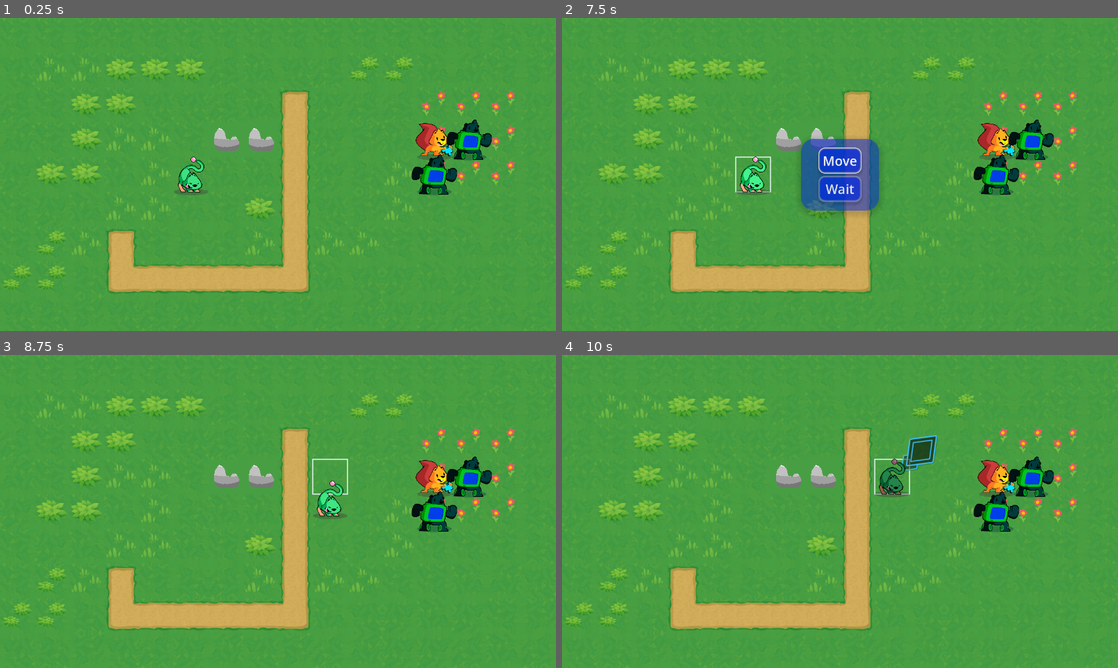
Above: before the commit, frames 1-4 (two rows, left to right).
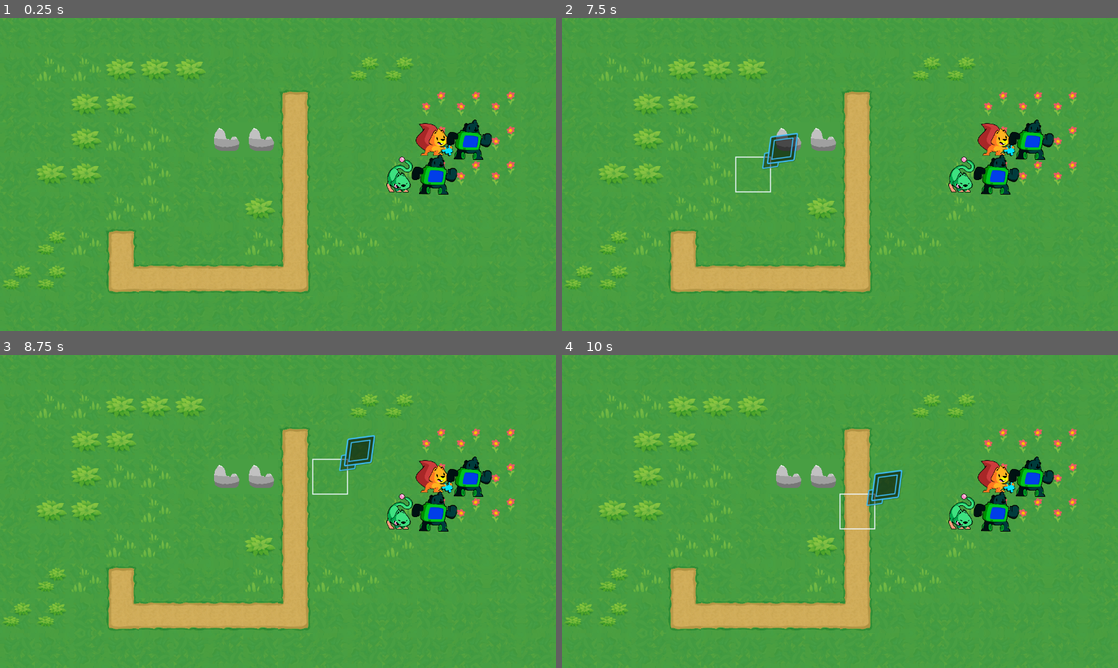
Above: after the commit, the same moments.

Repository: mojius/FarmStrategy
Game: Godot game, scene res://Main.tscn
Same seed, same stepped clock (60 frames per second), same inputs: the game is played once before the commit and once after it.
Inputs (mouse positions are in pixels of both pictures, inside the frame that each line leads up to):
- Up to frame 1 (0.25 s): no input
- Up to frame 2 (7.5 s): tap Enter (ui_accept) at 0.5, 0.77, 1.52, 2, 2.75, 3.02, 3.5, 3.77, 4.25, 4.52, 5, 6.02, 6.77 s; move the mouse to (962, 158) at 0.52 s; press the mouse at (962, 158) at 0.53 s; hold Right (ui_right) 0.53-1.28 s; move the mouse to (728, 190) at 1.27 s; release the mouse at (728, 190) at 1.28 s; hold Down (ui_down) 1.28-2.03 s; click (728, 190) at 1.35 s; move the mouse to (895, 105) at 2.02 s; press the mouse at (895, 105) at 2.03 s; hold Right (ui_right) 2.03-2.78 s; move the mouse to (812, 237) at 2.77 s; release the mouse at (812, 237) at 2.78 s; hold Up (ui_up) 2.78-3.53 s; click (812, 237) at 2.85 s; move the mouse to (1006, 221) at 3.52 s; press the mouse at (1006, 221) at 3.53 s; hold Left (ui_left) 3.53-5.03 s; move the mouse to (673, 127) at 4.27 s; release the mouse at (673, 127) at 4.28 s; click (673, 127) at 4.35 s; move the mouse to (867, 174) at 5.02 s; press the mouse at (867, 174) at 5.03 s; hold Down (ui_down) 5.03-5.78 s; move the mouse to (756, 96) at 5.77 s; release the mouse at (756, 96) at 5.78 s; hold Right (ui_right) 5.78-6.53 s; click (756, 96) at 5.85 s; move the mouse to (962, 158) at 6.52 s; press the mouse at (962, 158) at 6.53 s; hold Up (ui_up) 6.53-7.28 s; move the mouse to (728, 190) at 7.27 s; release the mouse at (728, 190) at 7.28 s; hold Right (ui_right) from 7.28 s (still down); click (728, 190) at 7.35 s
- Up to frame 3 (8.75 s): tap Enter (ui_accept) at 7.52 s; move the mouse to (333, 442) at 8.02 s; release Right (ui_right) at 8.03 s; press the mouse at (333, 442) at 8.03 s; hold Down (ui_down) from 8.03 s (still down)
- Up to frame 4 (10 s): move the mouse to (812, 574) at 8.77 s; release Down (ui_down) at 8.78 s; release the mouse at (812, 574) at 8.78 s; hold Left (ui_left) 8.78-9.5 s; click (812, 574) at 8.85 s; tap Enter (ui_accept) at 9.02 s; click (840, 511) at 9.5 s, where only the run before the commit has a clickable "Wait"

The runs differ from the first frame. In frame 1, 0.9% of the frame differs, in the area x 31-88%, y 43-57%; in frame 2, 4.6%, in the area x 31-88%, y 36-63%; in frame 3, 1.4%; in frame 4, 1.7%.

Commit message:
Very buggy combat with units is working. Un-annotated

Diff:
--- a/Combat/CombatObject.gd
+++ b/Combat/CombatObject.gd
@@ -3,7 +3,7 @@
 class_name CombatObject extends HBoxContainer
 
 @export var attack_speed = 0.2
-@export var pause_time = 0.4
+@export var pause_time = 1
 @export var nudge_distance = 2
 
 # The PanelContainers that contain their individual HP info, as well as their properties.
@@ -39,7 +39,7 @@
 		for n in range(unit.stats.max_hp):
 			var health_point = _health_point.instantiate()
 			health_points.add_child(health_point)
-			if (n > unit.stats.hp):
+			if (n < unit.stats.hp):
 				health_point.texture.current_frame = 1
 
 		box.find_child("UnitName").text = unit.name
@@ -53,6 +53,8 @@
 	if not was_setup: return
 
 	await volley(_attacker, _target)
+	if (_target.get_state() == "Dead"):
+		return
 	await volley(_target, _attacker)
 
 	queue_free()
@@ -72,17 +74,27 @@
 
 	var health_points: HBoxContainer = unit_boxes[unit].find_child("HealthPoints")
 
-	for element in health_points.get_children():
+	var reversed := health_points.get_children()
+	reversed.reverse()
+
+	for element in reversed:
+		if element.texture.current_frame == 0: continue
 		if damage == -1: break
-		element.texture.current_frame = 1
+		element.texture.current_frame = 0
 		damage -= 1
 		unit.stats.hp -= 1
-		await get_tree().create_timer(attack_speed / unit.stats.hp).timeout
+		await get_tree().create_timer(0.02).timeout
+
+		if unit.stats.hp <= 0:
+			await get_tree().create_timer(pause_time / 2).timeout
+			await unit.die()
+			queue_free()
+			attack_finished.emit()
 
 
 # Animates the actual battle going on.
 func animate_volley(attacker: Unit, target: Unit):
-	await get_tree().create_timer(pause_time).timeout
+	# await get_tree().create_timer(pause_time).timeout
 	var source_pos: Vector2 = attacker.position
 	var dest_pos: Vector2 = (attacker.position + target.position) / 2
 	# dest_pos = (dest_pos.normalized() * nudge_distance)
@@ -95,6 +107,7 @@
 func calculate_damage(attacker: Unit, target: Unit) -> int:
 	return attacker.stats.attack - target.stats.defense
 
+# Hack to make the text update on the menus.
 func _process(delta):
 	_box1.find_child("HealthPointsText").text = str(_attacker.stats.hp)
 	_box2.find_child("HealthPointsText").text = str(_target.stats.hp)
--- a/Combat/CombatObject.tscn
+++ b/Combat/CombatObject.tscn
@@ -52,7 +52,6 @@
 size_flags_vertical = 4
 
 [node name="HealthPoints" type="HBoxContainer" parent="Box1/MarginContainer/NameStatsSeparator/TextHPSeparator/HealthPointsStack"]
-layout_direction = 3
 layout_mode = 2
 size_flags_vertical = 3
 theme_override_constants/separation = 0
@@ -90,7 +89,6 @@
 size_flags_vertical = 4
 
 [node name="HealthPoints" type="HBoxContainer" parent="Box2/MarginContainer/NameStatsSeparator/TextHPSeparator/HealthPointsStack"]
-layout_direction = 3
 layout_mode = 2
 size_flags_vertical = 3
 theme_override_constants/separation = 0
--- a/Combat/health_point.tres
+++ b/Combat/health_point.tres
@@ -7,6 +7,6 @@
 resource_local_to_scene = true
 frames = 2
 pause = true
-frame_0/texture = ExtResource("1_keexm")
-frame_1/texture = ExtResource("2_kjj5p")
+frame_0/texture = ExtResource("2_kjj5p")
+frame_1/texture = ExtResource("1_keexm")
 frame_1/duration = 1.0
--- a/GameBoard/GameBoard.gd
+++ b/GameBoard/GameBoard.gd
@@ -24,8 +24,10 @@
 			var enable_cursor = func():
 				_cursor_enabled = true
 
+			_active_menu.connect("tree_exiting", enable_cursor)
+
 			_cursor_enabled = false
-			_active_menu.connect("tree_exiting", enable_cursor)
+
 
 # We use a dictionary to keep track of the units that are on the board. Each key-value pair in the
 # dictionary represents a unit. The key is the position in grid coordinates, while the value is a
@@ -244,6 +246,8 @@
 		pass
 	elif (state == "Moved"):
 		pass
+	elif (state == "Dead"):
+		_units.erase(unit.cell)
 
 func _check_should_turn_end():
 	var faction_units := get_tree().get_nodes_in_group(_active_faction)
@@ -360,7 +364,6 @@
 	_active_menu.setup(attack, _active_targets)
 
 func attack(unit: Unit):
-
 	_cursor_enabled = false
 	var combat_object: CombatObject = load("res://Combat/CombatObject.tscn").instantiate()
 	_ui_container.add_child(combat_object)
--- a/Main.tscn
+++ b/Main.tscn
@@ -13,11 +13,11 @@
 [ext_resource type="Texture2D" uid="uid://bncyyswwdl0lc" path="res://Units/bugcat.png" id="9_mrwsr"]
 [ext_resource type="Script" path="res://Units/Stats.gd" id="10_6aeo4"]
 
-[sub_resource type="Resource" id="Resource_vrhgb"]
+[sub_resource type="Resource" id="Resource_rb6ub"]
 script = ExtResource("10_6aeo4")
 max_hp = 20
-hp_override = false
-override = 0
+hp_override = true
+override = 10
 attack = 8
 defense = 4
 
@@ -28,6 +28,22 @@
 override = 0
 attack = 3
 defense = 2
+
+[sub_resource type="Resource" id="Resource_vhq00"]
+script = ExtResource("10_6aeo4")
+max_hp = 20
+hp_override = false
+override = 0
+attack = 8
+defense = 4
+
+[sub_resource type="Resource" id="Resource_8us0h"]
+script = ExtResource("10_6aeo4")
+max_hp = 20
+hp_override = false
+override = 0
+attack = 8
+defense = 4
 
 [node name="Main" type="Node2D"]
 
@@ -50,7 +66,7 @@
 
 [node name="Skwele" parent="GameBoard" instance=ExtResource("2_n3f5l")]
 position = Vector2(1000, 280)
-stats = SubResource("Resource_vrhgb")
+stats = SubResource("Resource_rb6ub")
 skin = ExtResource("8_bib8g")
 move_speed = 500
 
@@ -65,14 +81,14 @@
 [node name="Bear2" parent="GameBoard" instance=ExtResource("2_n3f5l")]
 modulate = Color(0, 1, 1, 1)
 position = Vector2(1000, 360)
-stats = SubResource("Resource_vrhgb")
+stats = SubResource("Resource_vhq00")
 _faction = "Enemy"
 skin = ExtResource("8_r13vx")
 move_speed = 500
 
 [node name="Kitty" parent="GameBoard" instance=ExtResource("2_n3f5l")]
-position = Vector2(440, 360)
-stats = SubResource("Resource_vrhgb")
+position = Vector2(920, 360)
+stats = SubResource("Resource_8us0h")
 skin = ExtResource("9_mrwsr")
 move_speed = 500
 
--- a/Units/Unit.gd
+++ b/Units/Unit.gd
@@ -114,7 +114,6 @@
 	if not _sprite:
 		await self.ready
 	_sprite.position = value
-
 
 func _set_is_walking(value: bool) -> void:
 	_is_walking = value
@@ -197,3 +196,9 @@
 		return ("Player")
 
 	return ("Enemy")
+
+func die():
+	set_state("Dead")
+	_anim_state = "death"
+	await _anim_player.animation_finished
+	queue_free()
--- a/Units/Unit.tscn
+++ b/Units/Unit.tscn
@@ -1,8 +1,9 @@
-[gd_scene load_steps=10 format=3 uid="uid://8rtjsul3c7ym"]
+[gd_scene load_steps=12 format=3 uid="uid://8rtjsul3c7ym"]
 
 [ext_resource type="Script" path="res://Units/Unit.gd" id="1_6k3gw"]
 [ext_resource type="Texture2D" uid="uid://dyndfqcsuqvlp" path="res://Units/unit_shadow.svg" id="2_bravp"]
 [ext_resource type="Script" path="res://Units/Stats.gd" id="2_l2lxx"]
+[ext_resource type="Texture2D" uid="uid://ck05qwlp8ti8h" path="res://Units/squirrel.png" id="4_btu24"]
 
 [sub_resource type="Resource" id="Resource_vrhgb"]
 script = ExtResource("2_l2lxx")
@@ -75,9 +76,38 @@
 "values": [Color(1, 1, 1, 1), Color(1.5, 1.5, 1.5, 1)]
 }
 
+[sub_resource type="Animation" id="Animation_c3nts"]
+resource_name = "death"
+length = 2.0
+tracks/0/type = "value"
+tracks/0/imported = false
+tracks/0/enabled = true
+tracks/0/path = NodePath("PathFollow2D/Sprite:modulate")
+tracks/0/interp = 1
+tracks/0/loop_wrap = true
+tracks/0/keys = {
+"times": PackedFloat32Array(0, 1.5),
+"transitions": PackedFloat32Array(1, 1),
+"update": 0,
+"values": [Color(4, 4, 4, 1), Color(0, 0, 0, 0)]
+}
+tracks/1/type = "value"
+tracks/1/imported = false
+tracks/1/enabled = true
+tracks/1/path = NodePath("PathFollow2D/Shadow:modulate")
+tracks/1/interp = 1
+tracks/1/loop_wrap = true
+tracks/1/keys = {
+"times": PackedFloat32Array(0.1, 1.5),
+"transitions": PackedFloat32Array(1, 1),
+"update": 0,
+"values": [Color(0.227451, 0.227451, 0.227451, 0.384314), Color(0.227451, 0.227451, 0.227451, 0)]
+}
+
 [sub_resource type="AnimationLibrary" id="AnimationLibrary_pwn11"]
 _data = {
 "RESET": SubResource("Animation_6yoks"),
+"death": SubResource("Animation_c3nts"),
 "exhausted": SubResource("Animation_haipm"),
 "idle": SubResource("Animation_ekobo"),
 "selected": SubResource("Animation_1swme")
@@ -93,12 +123,13 @@
 loop = false
 
 [node name="Shadow" type="Sprite2D" parent="PathFollow2D"]
-modulate = Color(0.227451, 0.227451, 0.227451, 0.384314)
+modulate = Color(0.227451, 0.227451, 0.227451, 0)
 position = Vector2(0, 40)
 texture = ExtResource("2_bravp")
 
 [node name="Sprite" type="Sprite2D" parent="PathFollow2D"]
 scale = Vector2(0.25, 0.25)
+texture = ExtResource("4_btu24")
 
 [node name="AnimationPlayer" type="AnimationPlayer" parent="."]
 libraries = {
Not shown: 1 places in Main.tscn that only renumber resources
